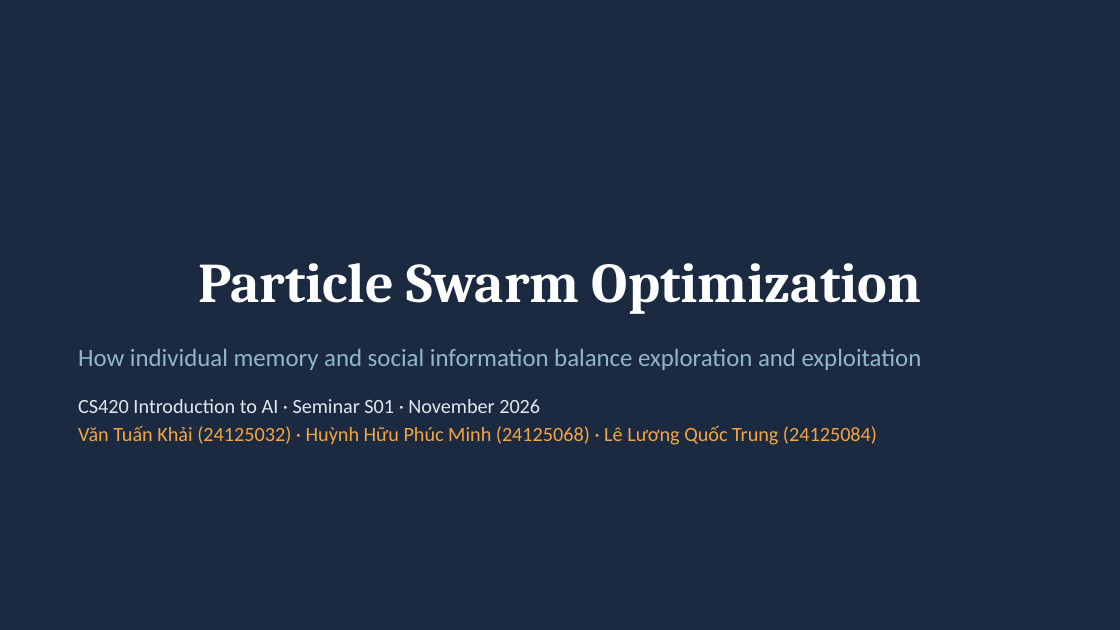
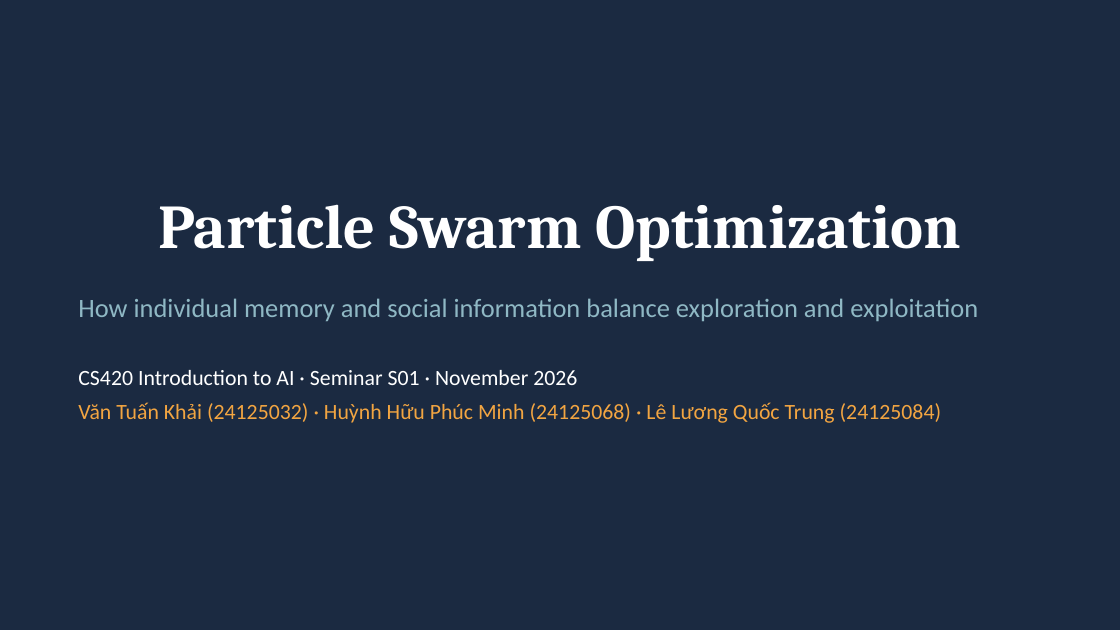
Before and after one commit to huynhhuuphucminh/Seminar-AI, a slide deck: slide 1 of slides/Slide_Seminar_PSO.pptx. Drawn at 1120x630 pixels with LibreOffice and Linux fonts; fonts in the diff are those of the drawing. Boxes give left, top, right and bottom in pixels: in the first picture for what was removed or moved away, otherwise in the second. Text is boxed around its words. In the diff, an @@ line names an element or a change of style, - is before the commit and + after.

```diff
--- a/slides/Slide_Seminar_PSO.pptx
+++ b/slides/Slide_Seminar_PSO.pptx
@@ text "Particle Swarm Optimization": place and size @@
-text "Particle Swarm Optimization" at (198, 263, 922, 314)
+text "Particle Swarm Optimization" at (159, 204, 961, 261)
@@ text "Particle Swarm Optimization" at (159, 204, 961, 261): size 36 to 40 pt; vertical alignment bottom to middle @@
@@ text "How individual memory and social ...": place and size @@
-text "How individual memory and social ..." at (78, 349, 922, 445)
+text "How individual memory and social ..." at (78, 298, 978, 321)
@@ text "How individual memory and social ..." at (78, 298, 978, 321): size 16 to 17 pt; less space between paragraphs @@
@@ text added at (78, 370, 577, 385), 14 pt, text #FFFFFF @@
+CS420 Introduction to AI · Seminar S01 · November 2026
@@ text at (78, 399, 877, 445): paragraphs removed @@
-CS420 Introduction to AI · Seminar S01 · November 2026
-Văn Tuấn Khải (24125032) · Huỳnh Hữu Phúc Minh (24125068) · Lê Lương Quốc Trung (24125084)
@@ text added at (78, 402, 942, 423), 14 pt, text #F2A541 @@
+Văn Tuấn Khải (24125032) · Huỳnh Hữu Phúc Minh (24125068) · Lê Lương Quốc Trung (24125084)
```
Also in this commit, not shown: 5 other slides changed, 12 slides added, 6 slides removed, 10 other files.
